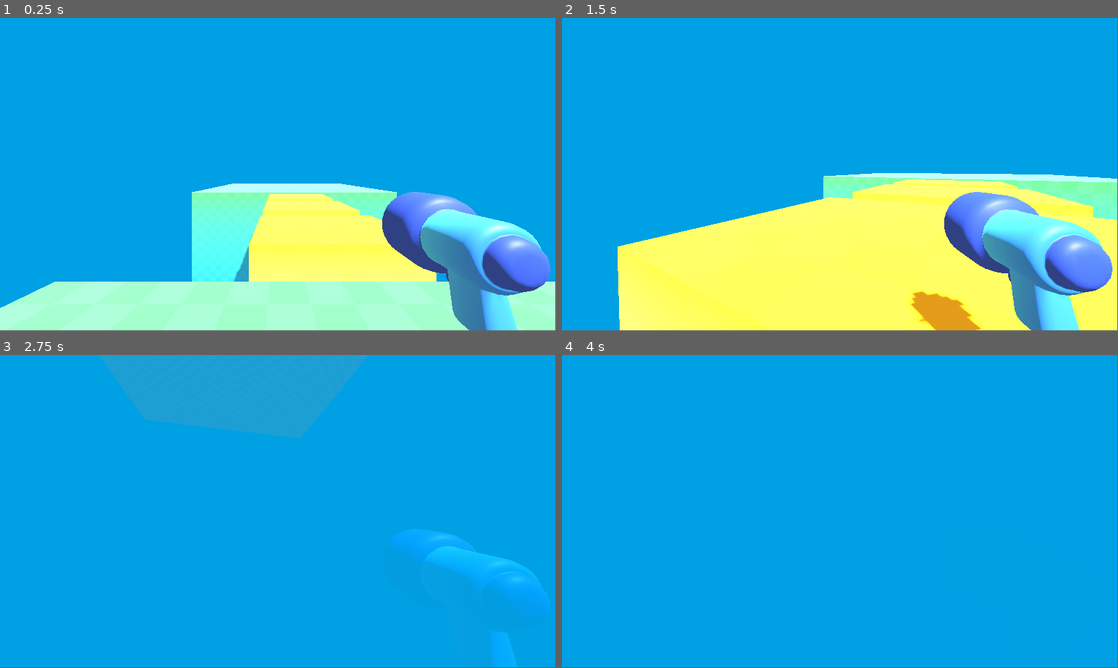
Above: before the commit, frames 1-4 (two rows, left to right).
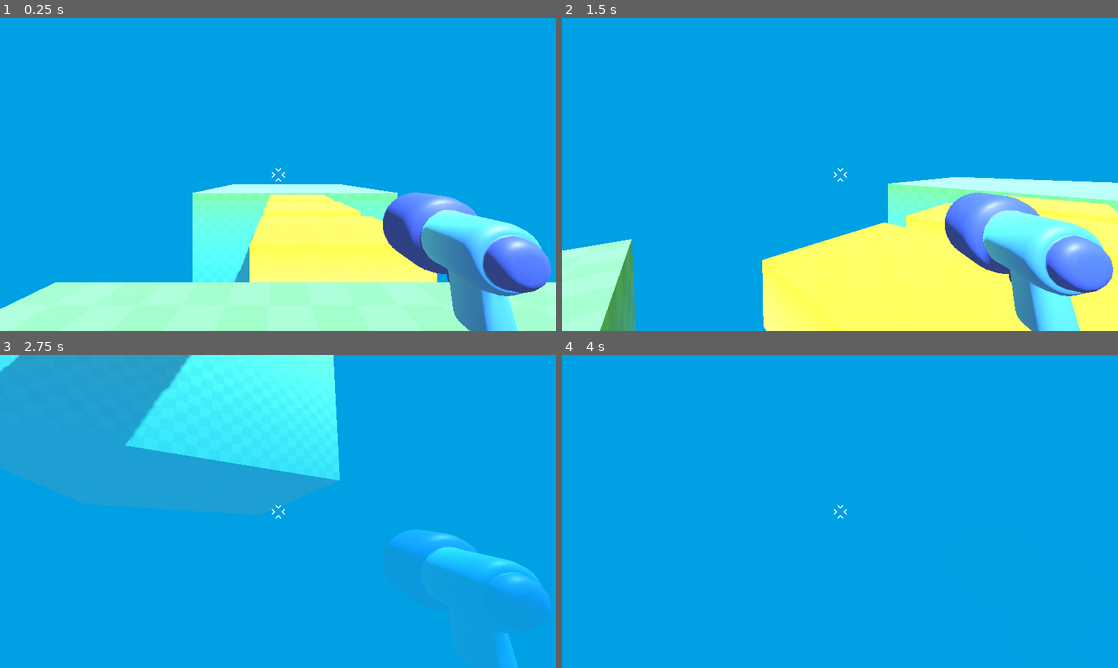
Above: after the commit, the same moments.

Repository: nesherson/survivor-arena-fps
Game: Godot game, scene res://level/temporary_level.tscn
Two runs of this game, one before a commit and one after it. Both use one fixed random seed, a clock stepped at 60 frames per second and the inputs below.
Inputs (mouse positions are in pixels of both pictures, inside the frame that each line leads up to):
- Up to frame 1 (0.25 s): no input
- Up to frame 2 (1.5 s): tap Enter at 0.5 s; move the mouse to (867, 171) at 0.52 s; hold W (move_forward) from 0.53 s (still down); tap Space (jump) at 0.77 s; move the mouse to (812, 174) at 1.27 s
- Up to frame 3 (2.75 s): keep holding W (move_forward); tap Space (jump) at 1.52 s; move the mouse to (289, 505) at 2.02 s
- Up to frame 4 (4 s): keep holding W (move_forward); move the mouse to (834, 514) at 2.77 s; tap Space (jump) at 3.02, 3.77 s; move the mouse to (878, 514) at 3.52 s
In our replay, the window is 799x449 before the commit and 800x450 after it. These sizes can differ from the game's own. Grey fills any space a smaller window leaves; there, only what the larger window draws over its background counts as a difference.

The runs differ from the first frame. In frame 1, 1.3% of the frame differs, in the area x 0-100%, y 48-100%; in frame 2, 22%; in frame 3, 28%, in the area x 0-100%, y 0-100%; in frame 4, less than 0.1%.

Commit message:
Add aiming reticle

Diff:
--- a/project.godot
+++ b/project.godot
@@ -14,6 +14,12 @@
 run/main_scene="uid://dp7sxe5xl5shk"
 config/features=PackedStringArray("4.4", "Forward Plus")
 config/icon="res://icon.svg"
+
+[display]
+
+window/size/viewport_width=1920
+window/size/viewport_height=1080
+window/stretch/mode="viewport"
 
 [input]
 
--- a/scenes/player/player.tscn
+++ b/scenes/player/player.tscn
@@ -1,7 +1,8 @@
-[gd_scene load_steps=4 format=3 uid="uid://c6eftswfesm4c"]
+[gd_scene load_steps=5 format=3 uid="uid://c6eftswfesm4c"]
 
 [ext_resource type="PackedScene" uid="uid://c3jwe24smtgn2" path="res://player/simple_gun/gun_model.glb" id="1_8afob"]
 [ext_resource type="Script" uid="uid://dd8iarqoaeyjt" path="res://scripts/player/player.gd" id="1_dovo2"]
+[ext_resource type="Texture2D" uid="uid://b2ukod461rqu6" path="res://player/reticle.png" id="3_gmlin"]
 
 [sub_resource type="CapsuleShape3D" id="CapsuleShape3D_x7p2l"]
 
@@ -17,3 +18,18 @@
 
 [node name="Gun" parent="Camera" instance=ExtResource("1_8afob")]
 transform = Transform3D(-0.356403, 0, 0.0195579, 0, 0.35694, 0, -0.0195579, 0, -0.356403, 0.455809, -0.177829, -0.513572)
+
+[node name="Reticle" type="TextureRect" parent="."]
+anchors_preset = 8
+anchor_left = 0.5
+anchor_top = 0.5
+anchor_right = 0.5
+anchor_bottom = 0.5
+offset_left = -25.0
+offset_top = -25.0
+offset_right = 25.0
+offset_bottom = 25.0
+grow_horizontal = 2
+grow_vertical = 2
+texture = ExtResource("3_gmlin")
+expand_mode = 1
